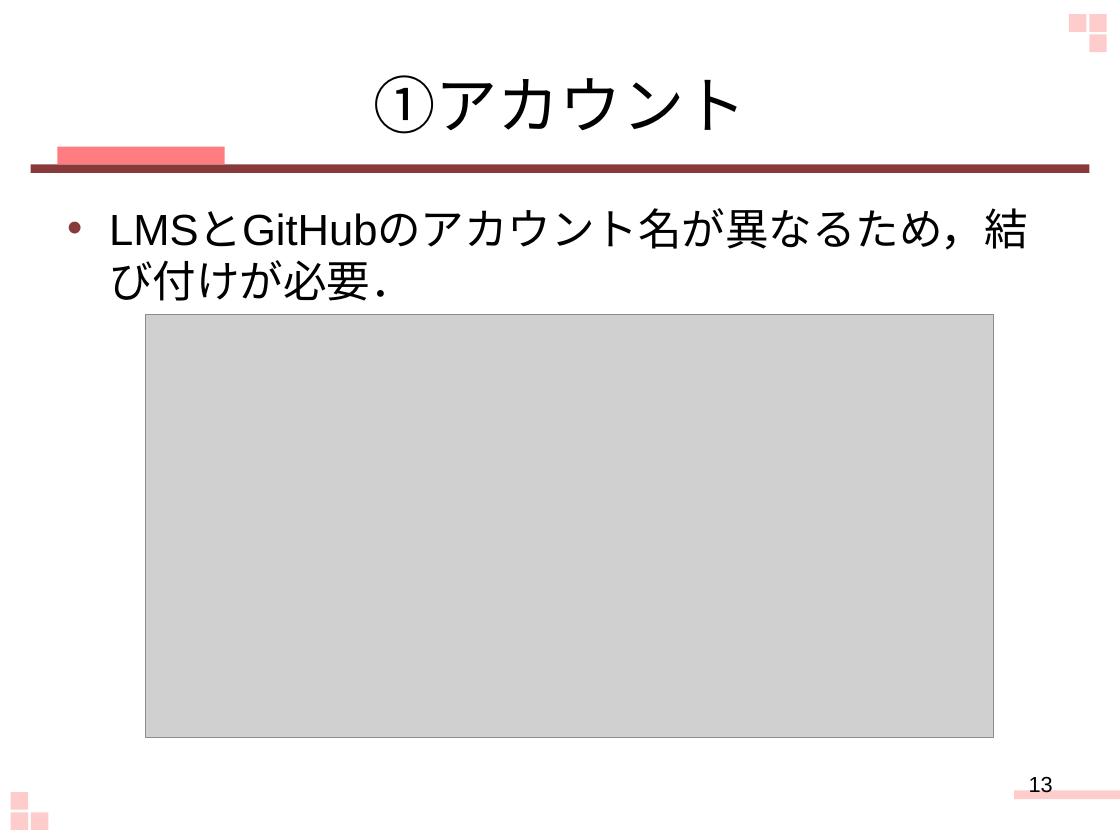
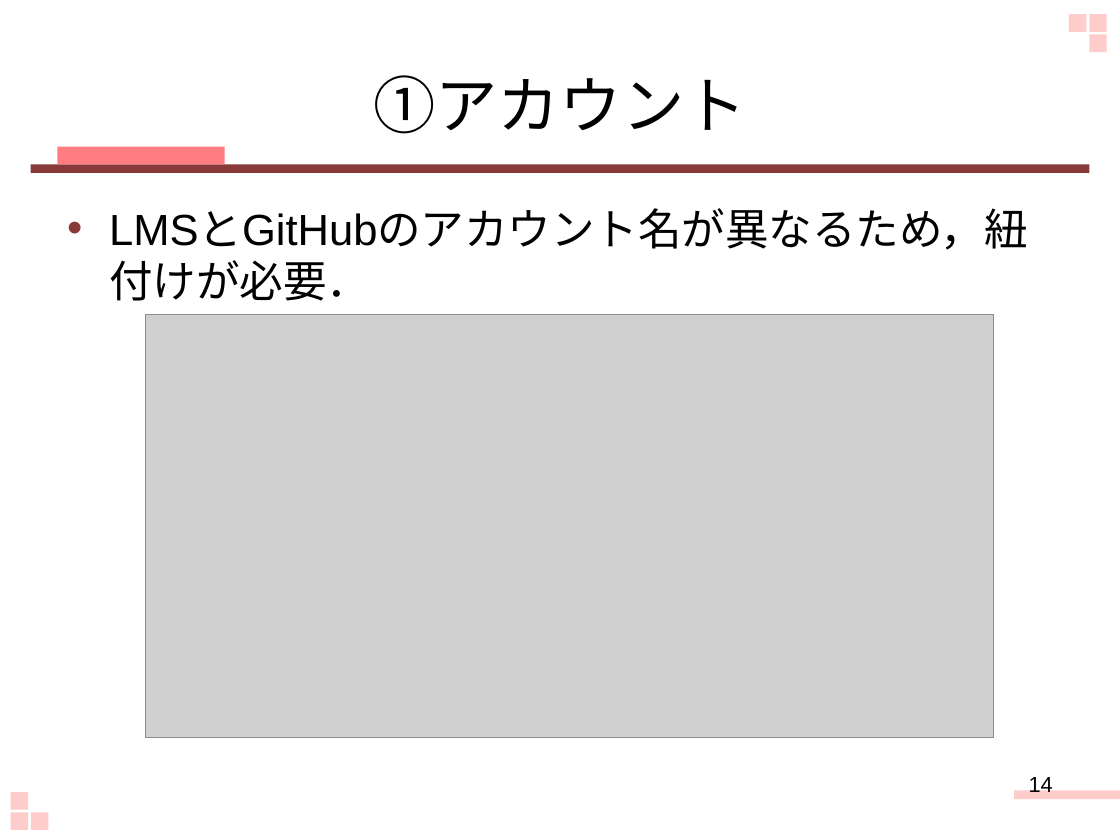
Before and after one commit to keimatsui/kadai, a slide deck: slide 14 of 卒業論文/2012/野口杏子/最終発表.pptx (slide 13 before the commit). Drawn at 1120x840 pixels with LibreOffice and Linux fonts; fonts in the diff are those of the drawing; grey boxes stand for pictures. Boxes give left, top, right and bottom in pixels: in the first picture for what was removed or moved away, otherwise in the second. Text is boxed around its words. In the diff, an @@ line names an element or a change of style, - is before the commit and + after.

```diff
--- a/卒業論文/2012/野口杏子/最終発表.pptx
+++ b/卒業論文/2012/野口杏子/最終発表.pptx
@@ text at (109,210,1028,301): text changed @@
-• LMSとGitHubのアカウント名が異なるため，結び付けが必要．
+• LMSとGitHubのアカウント名が異なるため，紐付けが必要．
@@ page number at (1029,777,1053,792): text changed @@
-13
+14
```
Also in this commit, not shown: 6 other slides changed, 1 slide added.
